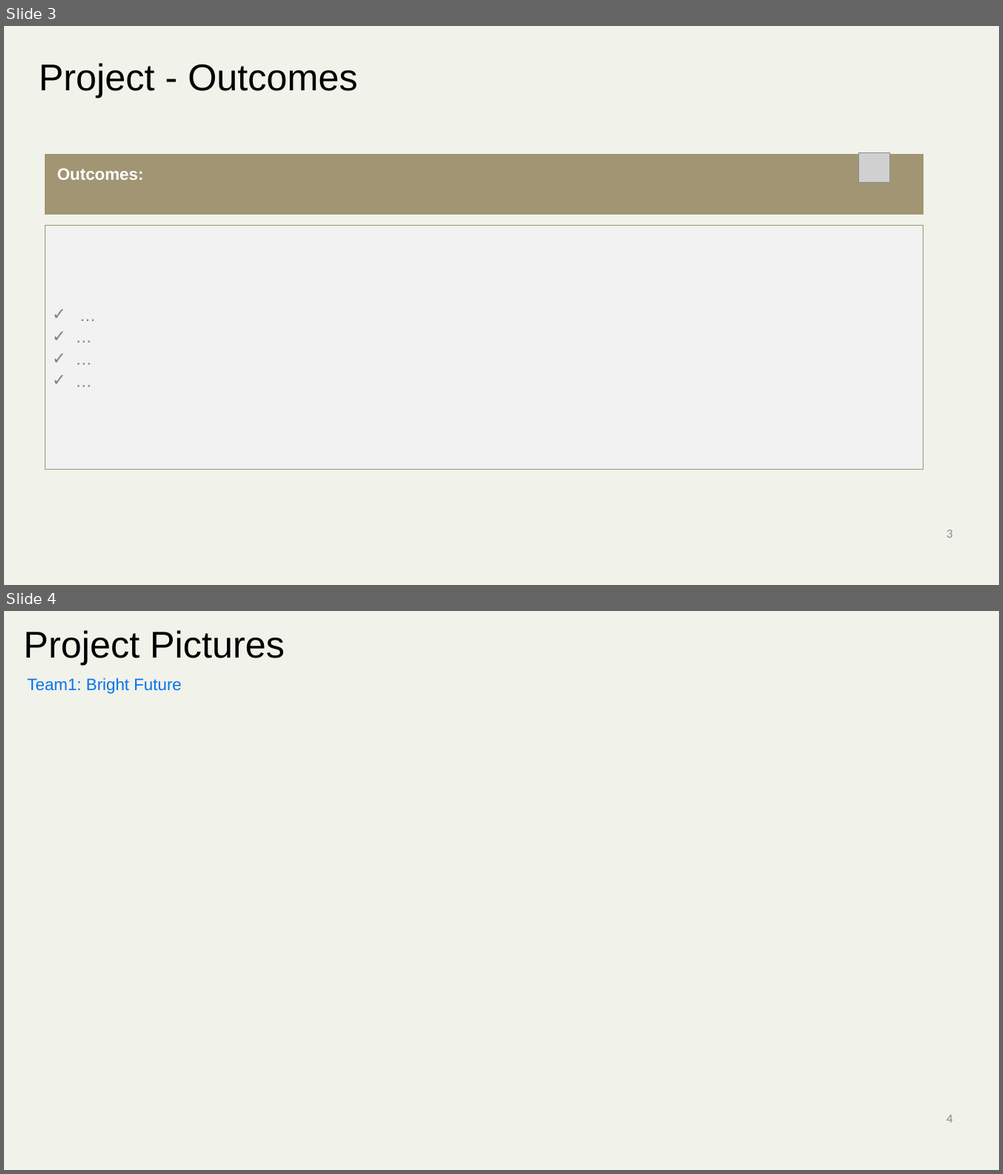
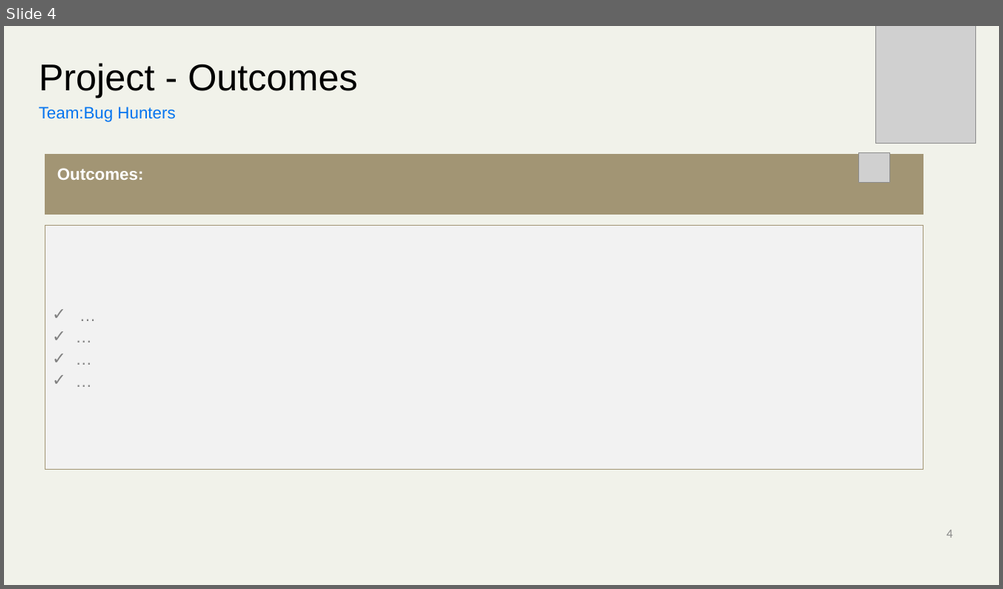
Before and after one commit to mickknutson/SITE_BOOTCAMP_QA, a slide deck: StudentWork/Nada/Project_01/SITE_PROJECT_TEMPLATE.pptx. Shown one above the other, each under a label of ours: slides 3 and 4 before the commit, slide 4 after it. The pictures are 1003x1174 and 1003x589 pixels, drawn with LibreOffice and Linux fonts; fonts in the diff are those of the drawing; grey boxes stand for pictures; background and template pictures are left out. Boxes give left, top, right and bottom in pixels: in the first picture for what was removed or moved away, otherwise in the second. Text is boxed around its words. In the diff, an @@ line names an element or a change of style, - is before the commit and + after.

Commit message:
Project - Updates

```diff
--- a/StudentWork/Nada/Project_01/SITE_PROJECT_TEMPLATE.pptx
+++ b/StudentWork/Nada/Project_01/SITE_PROJECT_TEMPLATE.pptx
@@ slide 4 removed at <box>4,611,999,1170</box>, background #F1F2EA @@
@@ title removed at <box>23,630,284,665</box> @@
-Project Pictures
@@ text removed at <box>27,678,182,694</box> @@
-Team1: Bright Future
@@ page number removed at <box>946,1115,952,1123</box> @@
-4
@@ what was slide 3 is now slide 4 @@
@@ slide 4 changed as well @@
@@ picture added at <box>876,26,976,144</box> @@
@@ text added at <box>39,107,175,122</box>, 16 pt, text #0474EF @@
+Team:Bug Hunters
@@ page number at <box>946,530,952,538</box>: text changed @@
-3
+4
```
Also in this commit, not shown: 3 other slides changed, 3 slides added, 1 other slide removed, 13 other files.
